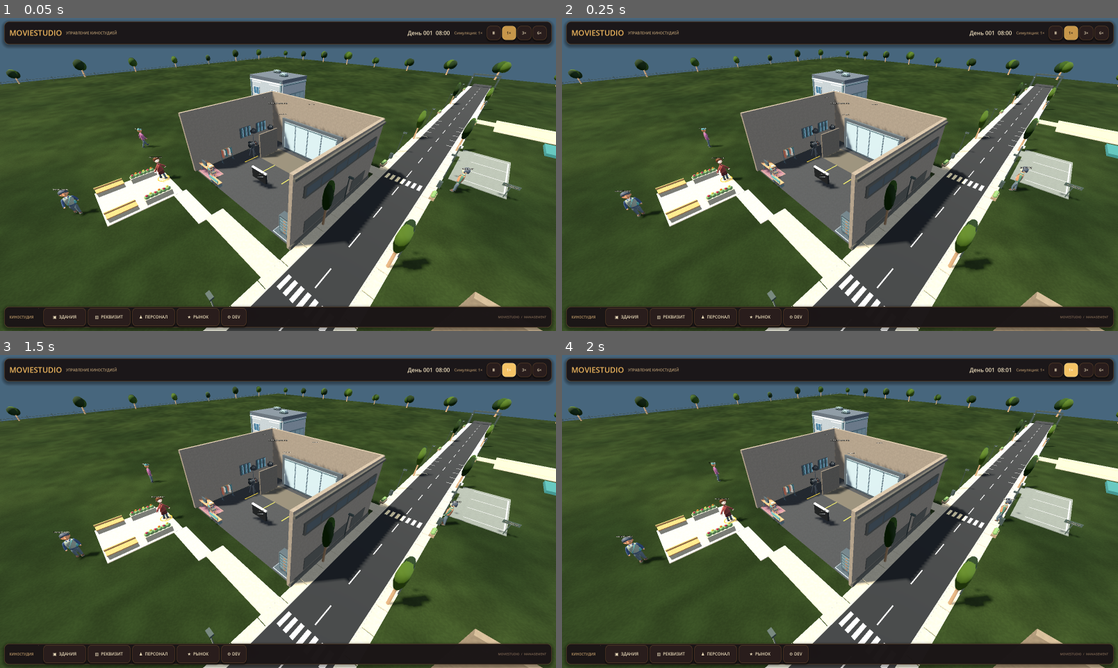
Above: before the commit, frames 1-4 (two rows, left to right).
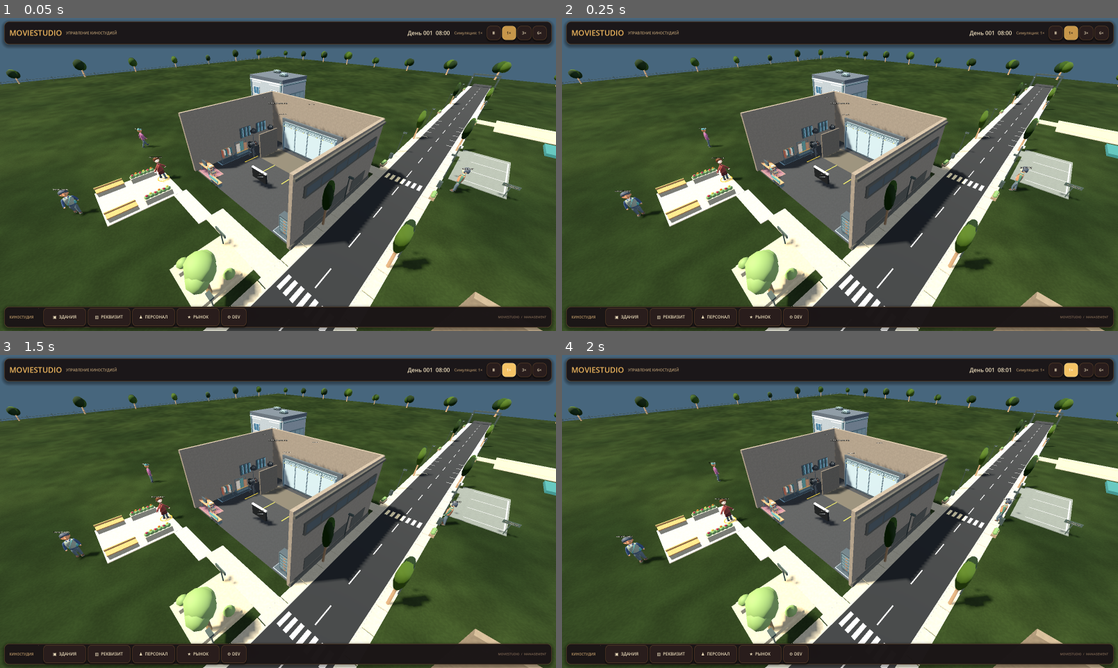
Above: after the commit, the same moments.

Repository: Teft3lb/MovieStudio
Game: Godot game, scene res://scenes/main.tscn
The game is run twice, just before and just after one commit, with the same random seed, the same clock (stepped at 60 frames per second) and the same inputs.
Inputs:
- Up to frame 1 (0.05 s): no input
- Up to frame 2 (0.25 s): no input
- Up to frame 3 (1.5 s): click "Ⅱ" at 0.5 s; click "1×" at 1.25 s
- Up to frame 4 (2 s): no input

The runs differ from the first frame. In frame 1, 2.6% of the frame differs, in the area x 30-61%, y 33-93%; in frame 2, 2.6%; in frame 3, 2.6%; in frame 4, 2.6%.

Commit message:
Dress studio service areas and staff interiors

Diff:
--- a/scripts/presentation/studio/studio_backlot.gd
+++ b/scripts/presentation/studio/studio_backlot.gd
@@ -109,10 +109,61 @@
 	signboard.modulate = Color("#f3ddae")
 	add_child(signboard)
 	_build_yards(cube, foliage)
+	_build_creative_walk(cube, foliage)
+	_build_stage_entry(cube, stem, foliage)
 	var manager := get_node_or_null("../StudioBuildingManager") as StudioBuildingManager
 	if manager != null:
 		manager.buildings_changed.connect(_update_yards.bind(manager))
 		_update_yards.call_deferred(manager)
+
+
+func _build_stage_entry(cube: Mesh, stem: Mesh, foliage: Mesh) -> void:
+	var site := _site("StageEntryPocket", Rect2(2.64, 8.65, 3.95, 4.18))
+	_batch("StageEntryStone", cube, [
+		_piece(Vector3(4.58, .034, 10.56), Vector3(3.84, .057, 4.02)),
+		_piece(Vector3(5.92, .20, 10.82), Vector3(.82, .40, 2.70)),
+		_piece(Vector3(3.28, .21, 11.81), Vector3(.77, .42, .94)),
+	], PALETTE.finish(Color("#9c9075"), "concrete"), false).reparent(site, false)
+	_batch("EntryTreeTrunk", stem, [
+		_piece(Vector3(5.96, 1.38, 11.48), Vector3(.31, 2.08, .31)),
+	], PALETTE.finish(Color("#69583e"))).reparent(site, false)
+	_batch("EntryTreeCanopy", foliage, [
+		_piece(Vector3(5.91, 2.81, 11.48), Vector3(1.66, 2.04, 1.62)),
+		_piece(Vector3(5.56, 2.55, 11.12), Vector3(1.30, 1.40, 1.19)),
+		_piece(Vector3(6.19, 2.52, 11.83), Vector3(1.24, 1.37, 1.23)),
+		_piece(Vector3(3.28, .64, 11.81), Vector3(.71, .57, .81)),
+		_piece(Vector3(5.92, .57, 10.12), Vector3(.73, .43, .78)),
+	], PALETTE.finish(Color("#637949"))).reparent(site, false)
+	_add_sign(site, "ПАВИЛЬОНЫ", Vector3(3.43, 1.33, 9.03))
+
+
+func _build_creative_walk(cube: Mesh, canopy: Mesh) -> void:
+	var site := _site("CreativeWalk", Rect2(-15.68, -10.77, 7.43, 4.23))
+	_batch("CreativePaving", cube, [
+		_piece(Vector3(-11.95, .031, -8.48), Vector3(7.35, .054, 3.23)),
+		_piece(Vector3(-15.14, .031, -9.50), Vector3(1.02, .055, 2.35)),
+	], PALETTE.finish(Color("#aa9478"), "concrete"), false).reparent(site, false)
+	_batch("PergolaSteel", cube, [
+		_piece(Vector3(-14.79, 1.16, -9.58), Vector3(.10, 2.30, .12)),
+		_piece(Vector3(-9.44, 1.16, -9.58), Vector3(.10, 2.30, .12)),
+		_piece(Vector3(-14.79, 1.16, -10.42), Vector3(.10, 2.30, .12)),
+		_piece(Vector3(-9.44, 1.16, -10.42), Vector3(.10, 2.30, .12)),
+		_piece(Vector3(-12.11, 2.31, -9.57), Vector3(5.55, .17, .12)),
+		_piece(Vector3(-12.11, 2.31, -10.42), Vector3(5.55, .17, .12)),
+	], PALETTE.finish(Color("#52625f"), "metal")).reparent(site, false)
+	var slats: Array[Transform3D] = []
+	for strip in range(15):
+		slats.append(_piece(Vector3(-14.70 + strip * .369, 2.43, -10.0), Vector3(.075, .09, 1.07)))
+	_batch("PergolaTimber", cube, slats, PALETTE.finish(Color("#967049"), "wood")).reparent(site, false)
+	_batch("CreativePlanters", cube, [
+		_piece(Vector3(-13.4, .32, -10.10), Vector3(2.0, .62, .66)),
+		_piece(Vector3(-10.5, .32, -10.10), Vector3(1.62, .62, .66)),
+	], PALETTE.finish(Color("#817060"), "concrete"), false).reparent(site, false)
+	var hedges: Array[Transform3D] = []
+	for x in [-14.05, -13.45, -12.85, -11.02, -10.50, -9.99]:
+		hedges.append(_piece(Vector3(x, .81, -10.10), Vector3(.67, .40, .51)))
+	_batch("CreativeHedge", canopy, hedges, PALETTE.finish(Color("#667a45")), false).reparent(site, false)
+	_add_sign(site, "СЦЕНАРНЫЙ ОТДЕЛ", Vector3(-15.1, 1.24, -7.32))
 
 
 func _build_yards(cube: Mesh, foliage: Mesh) -> void:
--- a/scripts/presentation/studio/studio_facility_visual_builder.gd
+++ b/scripts/presentation/studio/studio_facility_visual_builder.gd
@@ -123,9 +123,9 @@
 		FURNITURE.place(_interior_root, "OfficeKeyboard", "CampaignKeyboard_%d" % side, Vector3(x, .90, -2.42))
 		FURNITURE.place(_interior_root, "OfficeChair", "CampaignSeat_%d" % side, Vector3(x, 0, -1.75))
 	FURNITURE.place(_interior_root, "PrintStation", "CampaignPlotter", Vector3(4.58, 0, -3.40)).rotation.y = -PI * .5
-	FURNITURE.place(_interior_root, "ServiceCredenza", "CampaignMockupArchive", Vector3(-4.79, 0, -1.65)).rotation.y = PI * .5
-	FURNITURE.place(_interior_root, "ScriptFolio", "CampaignProofs", Vector3(-4.79, .90, -1.37)).rotation.y = PI * .39
-	FURNITURE.place(_get_wall_group("left"), "StoryBoard", "CampaignPlan", Vector3(-5.72, 1.90, 1.45)).rotation.y = PI * .5
+	FURNITURE.place(_interior_root, "MediaArchive", "CampaignMockupArchive", Vector3(-4.79, 0, -1.65)).rotation.y = PI * .5
+	FURNITURE.place(_interior_root, "ScriptFolio", "CampaignProofs", Vector3(-1.70, .90, -2.55)).rotation.y = PI * .17
+	FURNITURE.place(_get_wall_group("left"), "ProjectWall", "CampaignPlan", Vector3(-5.72, 1.90, 1.45)).rotation.y = PI * .5
 
 
 func _build_costume_wardrobe(
@@ -211,8 +211,10 @@
 			Vector3(side * 6.03, 0, 3.48)).rotation.y = -side * PI * .5
 		FURNITURE.place(_get_wall_group("back"), "WallSconce", "WardrobeSconce_%d" % side,
 			Vector3(side * 1.58, 2.62, -depth * .5 + .23))
-	FURNITURE.place(_interior_root, "ServiceCredenza", "WardrobeTextileTable", Vector3(2.92, 0, .14)).rotation.y = -PI * .5
-	FURNITURE.place(_interior_root, "WardrobeNotions", "WardrobeSwatches", Vector3(2.92, .90, .08)).rotation.y = -PI * .5
+	FURNITURE.place(_interior_root, "FabricStation", "WardrobeTextileTable", Vector3(2.92, 0, .14)).rotation.y = -PI * .5
+	FURNITURE.place(_interior_root, "FabricStation", "WardrobeReserveFabric", Vector3(-4.01, 0, -4.36))
+	FURNITURE.place(_get_wall_group("back"), "ProjectWall", "WardrobeFabricSamples", Vector3(-4.01, 2.14, -4.76))
+	FURNITURE.place(_interior_root, "WardrobeNotions", "WardrobeSwatches", Vector3(-3.29, .92, -.27)).scale = Vector3.ONE * .63
 	FURNITURE.floor_zone(_interior_root, "TechnicalInset", "WardrobeSewingMat", Vector2(-2.74, -.42), Vector2(2.10, 1.67))
 	_wardrobe_inventory_root = Node3D.new()
 	_wardrobe_inventory_root.name = "WardrobeInventory"
@@ -305,6 +307,8 @@
 
 	FURNITURE.place(_interior_root, "OfficeMonitor", "ExchangeRegister", Vector3(2.53, 1.15, -4.31))
 	FURNITURE.place(_interior_root, "CupService", "ExchangeDeskCups", Vector3(-2.93, 1.15, -4.18))
+	FURNITURE.place(_interior_root, "SortingCage", "ExchangeIntakeStorage", Vector3(5.21, 0, -3.83))
+	FURNITURE.place(_interior_root, "CanteenJoinery", "ExchangeCounterJoinery", Vector3(0, 0, -3.72))
 	FURNITURE.floor_zone(_interior_root, "DiningInset", "ExchangeDisplayArea", Vector2(0, 1.45), Vector2(8.32, 2.05))
 	FURNITURE.place(_get_wall_group("back"), "StoryBoard", "ExchangeIntakeBoard", Vector3(0, 2.26, -depth * .5 + .23))
 	for display_index in range(3):
@@ -417,6 +421,7 @@
 			stock.scale = Vector3.ONE * .85
 	FURNITURE.place(_interior_root, "WorkshopBench", "WarehouseSortingBench", Vector3(0, 0, -3.31), true)
 	FURNITURE.place(_interior_root, "EquipmentRack", "WarehouseToolStorage", Vector3(-2.23, 0, -3.44), true)
+	FURNITURE.place(_interior_root, "SortingCage", "WarehouseDispatchStorage", Vector3(2.35, 0, -3.41), true)
 	FURNITURE.place(_interior_root, "FlightCaseCart", "WarehouseReceivingCart", Vector3(3.44, 0, 3.0), true)
 	FURNITURE.floor_zone(_interior_root, "TechnicalInset", "WarehouseSortingFloor", Vector2(0, -3.18), Vector2(4.2, 1.35))
 	FURNITURE.place(_get_wall_group("back"), "StoryBoard", "WarehouseIntakeBoard", Vector3(0, 2.11, -depth * .5 + .23))
@@ -545,6 +550,10 @@
 			Vector2(-2.50 + mat_index * 4.62, 2.36), Vector2(1.35, 2.03))
 	FURNITURE.place(_interior_root, "GymWeights", "FitnessFreeWeights", Vector3(-5.01, 0, 2.89), true)
 	FURNITURE.place(_interior_root, "WaterCooler", "FitnessHydration", Vector3(5.28, 0, 3.62))
+	FURNITURE.place(_interior_root, "ReadingBay", "FitnessRecoverySeat", Vector3(3.70, 0, 4.19), true).rotation.y = PI
+	FURNITURE.place(_interior_root, "GymWeights", "FitnessStrengthRack", Vector3(5.03, 0, -1.01), true)
+	FURNITURE.floor_zone(_interior_root, "TechnicalInset", "FitnessStrengthMat",
+		Vector2(4.87, -.93), Vector2(1.52, 2.90))
 	FURNITURE.place(_get_wall_group("back"), "WallClock", "FitnessIntervalClock", Vector3(0, 3.55, -depth * .5 + .23))
 	_workplace_points = [
 		Vector3(-3.75, 0.0, 0.15),
@@ -642,7 +651,7 @@
 		Color(0.33, 0.23, 0.19), Vector3(0.0, 0.044, 0.15))
 	for side in [-1, 1]:
 		var suffix := "Left" if side < 0 else "Right"
-		FURNITURE.place(_interior_root, "ClubSofa", "LoungeSofaBase" + suffix,
+		FURNITURE.place(_interior_root, "ReadingBay", "LoungeSofaBase" + suffix,
 			Vector3(side * 4.5, 0.0, 0.2)).rotation.y = -side * PI * 0.5
 		FURNITURE.place(_interior_root, "FloorPlant", "LoungePlant" + suffix,
 			Vector3(side * 5.8, 0.0, -3.0))
@@ -748,17 +757,14 @@
 		counter_top_color,
 		Vector3(0.0, 1.08, -4.45)
 	)
-	_create_box(
-		_interior_root,
-		"KitchenPass",
-		Vector3(3.4, 1.0, 0.12),
-		Color(0.16, 0.22, 0.24),
-		Vector3(0.0, 2.0, -5.75)
-	)
+	FURNITURE.place(_interior_root, "PantryHatch", "KitchenPass", Vector3(0, 2.0, -5.73))
+	FURNITURE.place(_interior_root, "CanteenJoinery", "ServingCounterJoinery", Vector3(0, 0, -3.93))
+
 	for position_x in [-2.22, -.06]:
 		FURNITURE.place(_interior_root, "ServingLine", "ServingTrays_%s" % position_x,
 			Vector3(position_x, 1.16, -4.38))
 	FURNITURE.place(_interior_root, "CoffeeMachine", "CafeteriaCoffeeMachine", Vector3(2.64, 1.16, -4.43))
+	FURNITURE.place(_interior_root, "CanteenTray", "ServingPickupTray", Vector3(1.62, 1.16, -4.20))
 	FURNITURE.place(_interior_root, "WaterCooler", "CafeteriaWaterCooler",
 		Vector3(width * 0.5 - 0.63, 0, -4.31)).rotation.y = -PI * 0.5
 	FURNITURE.place(_interior_root, "WasteStation", "CafeteriaWasteStation",
@@ -916,10 +922,10 @@
 			Vector3(side * 2.65, 0, -depth * 0.5 + 0.75))
 	FURNITURE.floor_zone(_interior_root, "RestInset", "DormitoryRunner",
 		Vector2(0, 0), Vector2(1.65, depth - 2.80))
-	FURNITURE.place(_get_wall_group("back"), "StoryboardFrames", "DormitoryGallery",
-		Vector3(0, 1.89, -depth * 0.5 + 0.24))
+	FURNITURE.place(_get_wall_group("back"), "ProjectWall", "DormitoryGallery",
+		Vector3(0, 2.43, -depth * 0.5 + 0.24))
 	FURNITURE.place(_interior_root, "LaundryHamper", "DormitoryLaundry", Vector3(6.03, 0, 4.98))
-	FURNITURE.place(_interior_root, "ClubSofa", "DormitoryBench", Vector3(0, 0, -depth * 0.5 + 0.74))
+	FURNITURE.place(_interior_root, "ReadingBay", "DormitoryBench", Vector3(0, 0, -depth * 0.5 + 0.74))
 	_workplace_points = sleeping_positions
 
 func _build_star_bungalow(
@@ -992,7 +998,7 @@
 	FURNITURE.place(_interior_root, "Wardrobe", "StarWardrobe", Vector3(-3.35, 0, -1.25))
 	FURNITURE.place(_interior_root, "Nightstand", "StarNightstand", Vector3(2.65, 0, -1.3))
 	FURNITURE.place(_interior_root, "TaskLamp", "StarBedsideLamp", Vector3(2.65, 0.70, -1.3))
-	FURNITURE.place(_interior_root, "ClubChair", "StarLoungeChair", Vector3(2.65, 0, 1.05)).rotation.y = -PI * 0.5
+	FURNITURE.place(_interior_root, "ReadingBay", "StarLoungeChair", Vector3(2.65, 0, 1.05)).rotation.y = -PI * 0.5
 	FURNITURE.place(_interior_root, "FloorPlant", "StarPlant", Vector3(-3.32, 0, 1.63))
 	FURNITURE.floor_zone(_interior_root, "RestInset", "BungalowBedRug", Vector2(0, -1.2), Vector2(3.4, 3.0))
 	FURNITURE.place(_interior_root, "ClubTable", "BungalowReadingTable", Vector3(3.6, 0, 2.25), true).scale = Vector3(0.66, 0.84, 0.72)
--- a/scripts/presentation/studio/studio_office_visual_builder.gd
+++ b/scripts/presentation/studio/studio_office_visual_builder.gd
@@ -138,6 +138,8 @@
 	FURNITURE.place(_interior_root, "EquipmentRack", "AudioEquipmentRack",
 		Vector3(width * 0.5 - 0.72, 0, -2.55))
 	FURNITURE.place(_interior_root, "ServiceCredenza", "EditingMediaStorage", Vector3(-3.64, 0, -3.25))
+	FURNITURE.place(_interior_root, "MediaArchive", "EditingMasterArchive", Vector3(2.67, 0, -3.45), true)
+	FURNITURE.place(_interior_root, "MediaArchive", "EditingSourceArchive", Vector3(-1.59, 0, -3.45), true)
 	for side in [-1, 1]:
 		FURNITURE.place(_get_wall_group("back"), "AcousticBaffles", "EditingBaffles_%d" % side,
 			Vector3(side * 2.8, 2.31, -depth * 0.5 + 0.22))
@@ -253,7 +255,10 @@
 		Vector3(width * 0.5 - 1.52, 0, depth * 0.5 - 0.45)).rotation.y = PI
 	FURNITURE.floor_zone(_interior_root, "RestInset", "ScriptReviewRug", Vector2(2.47, 1.73), Vector2(2.28, 2.25))
 	FURNITURE.place(_get_wall_group("back"), "StoryboardFrames", "ScriptShotStudies", Vector3(-1.82, 2.08, -depth * 0.5 + 0.24))
-	FURNITURE.place(_get_wall_group("back"), "WallClock", "ScriptClock", Vector3(.39, 2.55, -depth * 0.5 + 0.24))
+	FURNITURE.place(_get_wall_group("back"), "WallClock", "ScriptClock", Vector3(.39, 3.17, -depth * 0.5 + 0.24))
+	FURNITURE.place(_get_wall_group("back"), "ProjectWall", "ScriptContinuityWall",
+		Vector3(.49, 2.06, -depth * .5 + .24)).scale.x = .88
+	FURNITURE.place(_interior_root, "ServiceCredenza", "ScriptContinuityStorage", Vector3(.49, 0, -2.49))
 	FURNITURE.place(_get_wall_group("right"), "WallSconce", "ScriptReviewLight", Vector3(width * 0.5 - .23, 2.47, 1.55)).rotation.y = -PI * .5
 	var coffee := Vector3(-width * .5 + .54, 0, 1.97)
 	FURNITURE.place(_interior_root, "ServiceCredenza", "ScriptCoffeeStation", coffee, true).rotation.y = PI * .5
--- a/scripts/presentation/studio/studio_sound_stage_visual_builder.gd
+++ b/scripts/presentation/studio/studio_sound_stage_visual_builder.gd
@@ -387,6 +387,9 @@
 	FURNITURE.place(_interior_root, "WorkshopBench", "SmallStagePrepBench", Vector3(4.37, 0, -1.67), true).rotation.y = -PI * .5
 	_dress_stage_walls(5.0, 4.0)
 	_build_scenic_backdrop(3, 2.92, -3.16)
+	_add_scenic_cart(Vector3(-4.53, 0, -3.03))
+	FURNITURE.floor_zone(_interior_root, "TechnicalInset", "ScenicStorageApron",
+		Vector2(-4.38, -2.18), Vector2(1.01, 3.39))
 	FURNITURE.place(_interior_root, "StageWaitBench", "SmallStageHoldingBench", Vector3(-4.53, 0, -1.22), true).rotation.y = PI * .5
 	_create_film_slate()
 	_workplace_points = [
@@ -484,6 +487,9 @@
 	stock.scale = Vector3.ONE * .56
 	_dress_stage_walls(7.0, 6.0)
 	_build_scenic_backdrop(4, 3.64, -4.84)
+	_add_scenic_cart(Vector3(-6.44, 0, -.08))
+	FURNITURE.floor_zone(_interior_root, "TechnicalInset", "ScenicStorageApron",
+		Vector2(-6.37, 1.09), Vector2(1.18, 4.59))
 	FURNITURE.place(_interior_root, "StageWaitBench", "StageHoldingBench", Vector3(-3.18, 0, 5.56), true).rotation.y = PI
 	_create_film_slate()
 	_workplace_points = [
@@ -580,6 +586,9 @@
 	FURNITURE.place(_interior_root, "EquipmentRack", "HighBaySceneryStore", Vector3(-9.71, 0, -6.98)).rotation.y = PI * .5
 	_dress_stage_walls(11.0, 9.0)
 	_build_scenic_backdrop(7, 4.64, -7.02)
+	_add_scenic_cart(Vector3(-9.81, 0, -.84))
+	FURNITURE.floor_zone(_interior_root, "TechnicalInset", "ScenicStorageApron",
+		Vector2(-9.60, -1.29), Vector2(2.05, 4.82))
 	FURNITURE.place(_interior_root, "StageWaitBench", "HighBayHoldingBench", Vector3(-10.40, 0, 3.29), true).rotation.y = PI * .5
 	_create_film_slate()
 	_workplace_points = [
@@ -614,8 +623,20 @@
 
 func _build_scenic_backdrop(count: int, height: float, z: float) -> void:
 	var bays: Array[Transform3D] = []
+	var gantry: Array[Transform3D] = []
 	var basis := Basis.from_scale(Vector3(1.0, height / 2.35, 1.0))
+	var rail_basis := Basis.from_scale(Vector3(.92, 1.0, 1.0))
 	for index in count:
 		var x := (index - (count - 1) * .5) * 1.84
 		bays.append(Transform3D(basis, Vector3(x, .035, z)))
+		gantry.append(Transform3D(rail_basis, Vector3(x, height - .132, z + .255)))
 	FURNITURE.place_batch(_interior_root, "ScenicBackdropBay", "ScenicBackdropPanels", bays)
+	FURNITURE.place_batch(_interior_root, "GantryBatten", "ScenicHeaderGantry", gantry)
+	for side in [-1, 1]:
+		var x: float = side * (count * .92 - .062)
+		_visual_factory.call("create_box", _interior_root, "ScenicGantrySupport_%d" % side,
+			Vector3(.115, height - .18, .185), Color("#53656e"), Vector3(x, height * .5 - .07, z + .18))
+
+
+func _add_scenic_cart(location: Vector3) -> void:
+	FURNITURE.place(_interior_root, "ScenicCart", "ScenicFlatStorage", location, true).rotation.y = PI * .5
--- a/scripts/presentation/studio/studio_tv_studio_visual_builder.gd
+++ b/scripts/presentation/studio/studio_tv_studio_visual_builder.gd
@@ -230,6 +230,8 @@
 			Vector3(.15, 1.63, .16), metal_color, Vector3(side * 6.9, 7.29, -1.0))
 
 	FURNITURE.place(host_desk, "CupService", "HostDeskService", Vector3(-1.55, 1.13, .11))
+	FURNITURE.place(_interior_root, "TechnicalInset", "TVStudioStageFinish",
+		Vector3(0, .214, -3.8)).scale = Vector3(13.04, 1, 4.55)
 	FURNITURE.place(_interior_root, "DirectorChair", "TVHostChair", Vector3(1.1, .23, -3.54)).rotation.y = PI
 	FURNITURE.floor_zone(_interior_root, "TechnicalInset", "TVAudienceFloor", Vector2(0, 3.64), Vector2(12.3, 3.68))
 	FURNITURE.floor_zone(_interior_root, "TechnicalInset", "TVControlFloor", Vector2(-5.7, 6.47), Vector2(4.73, 1.91))
@@ -243,10 +245,12 @@
 	FURNITURE.place(_interior_root, "WaterCooler", "TVGreenRoomWater", Vector3(9.18, 0, 4.81)).rotation.y = -PI * .5
 	for side in [-1, 1]:
 		var group := _get_wall_group("left" if side < 0 else "right")
+		FURNITURE.place(_interior_root, "BroadcastWing", "TVScenicWing_%d" % side,
+			Vector3(side * 8.10, 0, -6.80), true)
 		for panel in range(3):
 			FURNITURE.place(group, "AcousticBaffles", "TVAcousticPanel_%d" % panel,
 				Vector3(side * 9.77, 2.69, -4.32 + panel * 2.08)).rotation.y = -side * PI * .5
-		_visual_factory.call("create_light_stand", _interior_root, Vector3(side * 8.41, 0, -6.32), metal_color)
+		_visual_factory.call("create_light_stand", _interior_root, Vector3(side * 8.82, 0, -5.87), metal_color)
 	_workplace_points = [
 		Vector3(0.0, 0.0, -0.75),
 		Vector3(-2.3, 0.0, -0.8),
Binary file changed: assets/models/furniture/office_furniture.glb
Not shown, changed: art_source/furniture/office_furniture.blend
